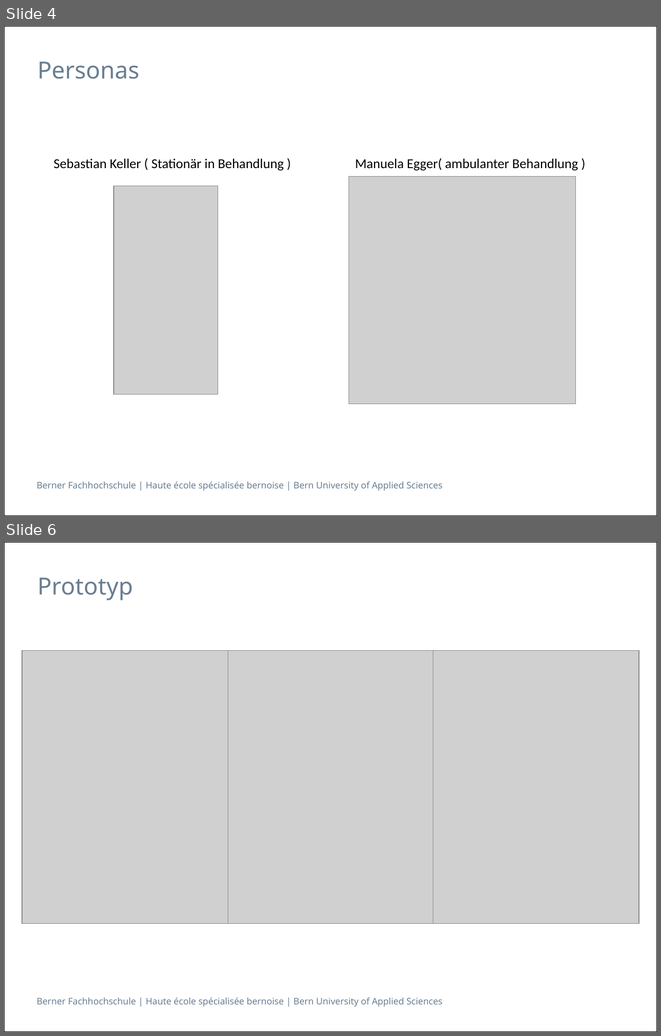
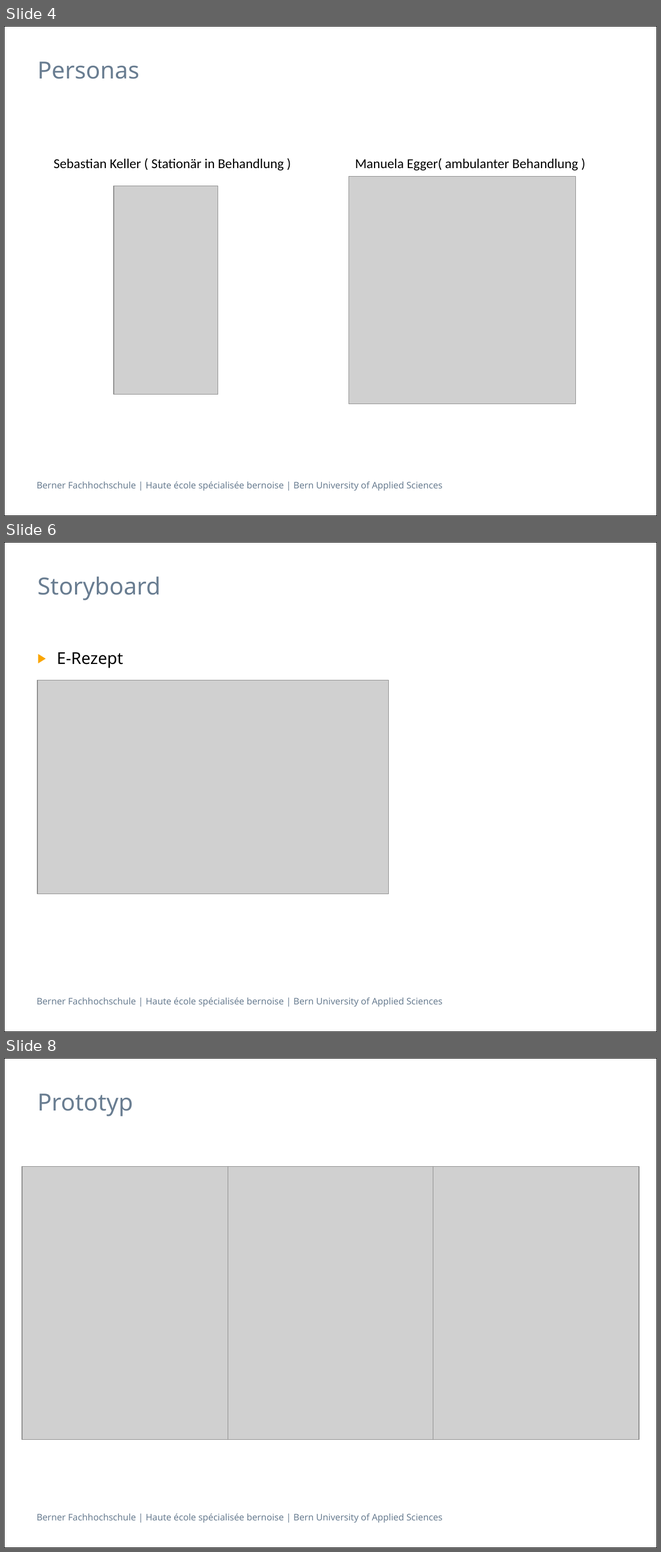
Before and after one commit to zyssm4/ch.bfh.btx8081.w2015.red, a slide deck: doc/Task03/Task03.pptx. Shown one above the other, each under a label of ours: slides 4 and 6 before the commit, slides 4, 6 and 8 after it; the slides between them are not shown. The pictures are 661x1036 and 661x1552 pixels, drawn with LibreOffice and Linux fonts; fonts in the diff are those of the drawing; grey boxes stand for pictures. Boxes give left, top, right and bottom in pixels: in the first picture for what was removed or moved away, otherwise in the second. Text is boxed around its words. In the diff, an @@ line names an element or a change of style, - is before the commit and + after.

Commit message:
Included Storyboards

```diff
--- a/doc/Task03/Task03.pptx
+++ b/doc/Task03/Task03.pptx
@@ slide 6 added at <box>4,542,657,1032</box>, background #FFFFFF; not listed: 2 template elements that a slide beside it also shows @@
@@ title added at <box>37,576,161,600</box>, 26 pt, text #697D91 @@
+Storyboard
@@ text added at <box>57,652,123,668</box>, 18 pt, text #000000 @@
+▶ E-Rezept
@@ picture added at <box>37,680,389,893</box> @@
@@ what was slide 6 is now slide 8 @@
```
Also in this commit, not shown: 1 slide changed, 1 other slide added.
